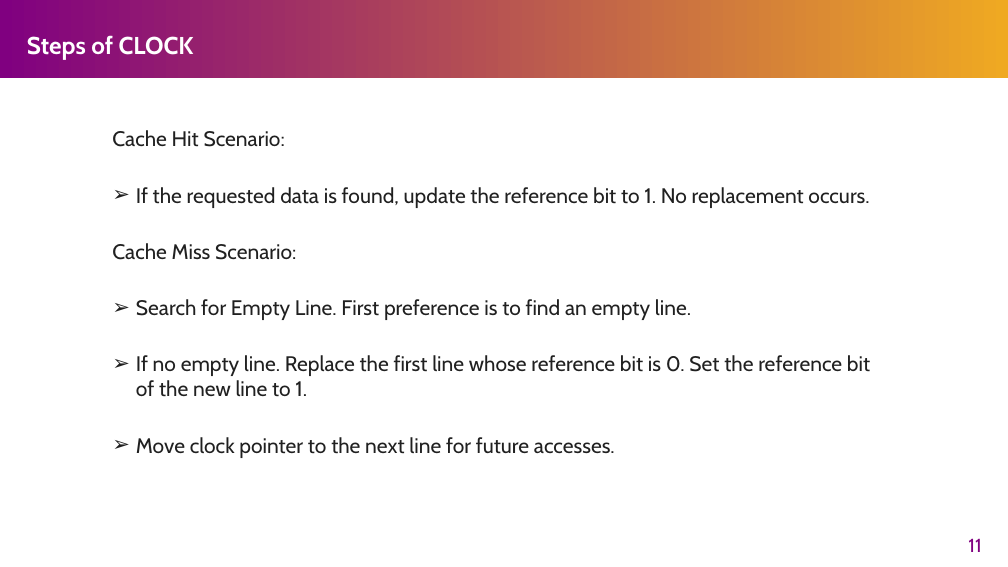
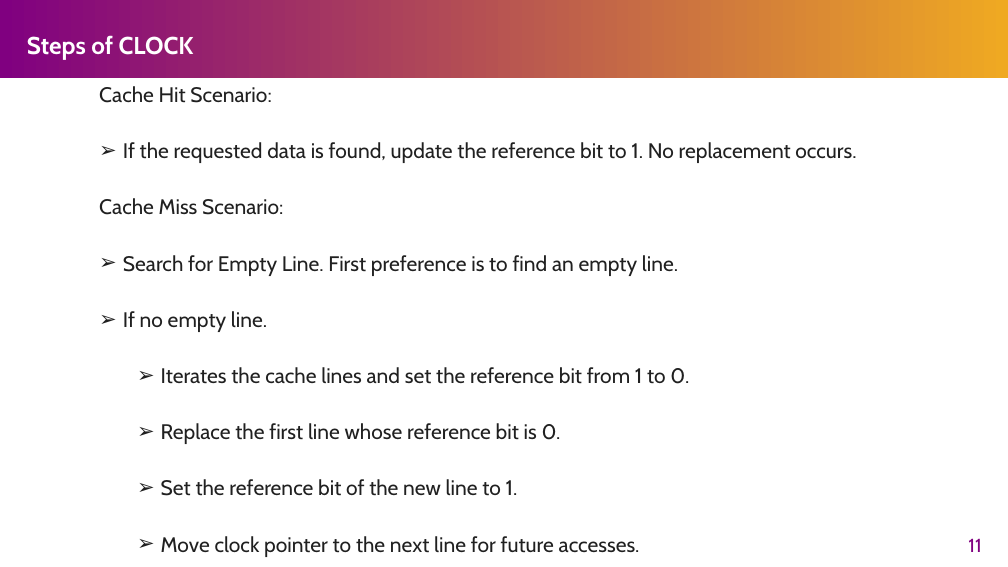
Before and after one commit to Marcusleeleelee/CSCI3150, a slide deck: slide 11 of tutorial/T09/tut09.pptx. Drawn at 1008x567 pixels with LibreOffice and Linux fonts; fonts in the diff are those of the drawing. Boxes give left, top, right and bottom in pixels: in the first picture for what was removed or moved away, otherwise in the second. Text is boxed around its words. In the diff, an @@ line names an element or a change of style, - is before the commit and + after.

```diff
--- a/tutorial/T09/tut09.pptx
+++ b/tutorial/T09/tut09.pptx
@@ text "Cache Hit Scenario:": place and size @@
-text "Cache Hit Scenario:" at [112,130,870,458]
+text "Cache Hit Scenario:" at [99,86,856,557]
@@ text at [123,311,689,496]: text changed @@
-➢ If no empty line. Replace the first line whose reference bit is 0. Set the reference bit of the new line to 1.
+➢ If no empty line.
+  ➢ Iterates the cache lines and set the reference bit from 1 to 0.
+  ➢ Replace the first line whose reference bit is 0.
+  ➢ Set the reference bit of the new line to 1.
@@ text at [161,536,640,557]: list level 1 to 2 in "Move clock pointer to the ..." @@
```
Also in this commit, not shown: 3 other slides changed.
